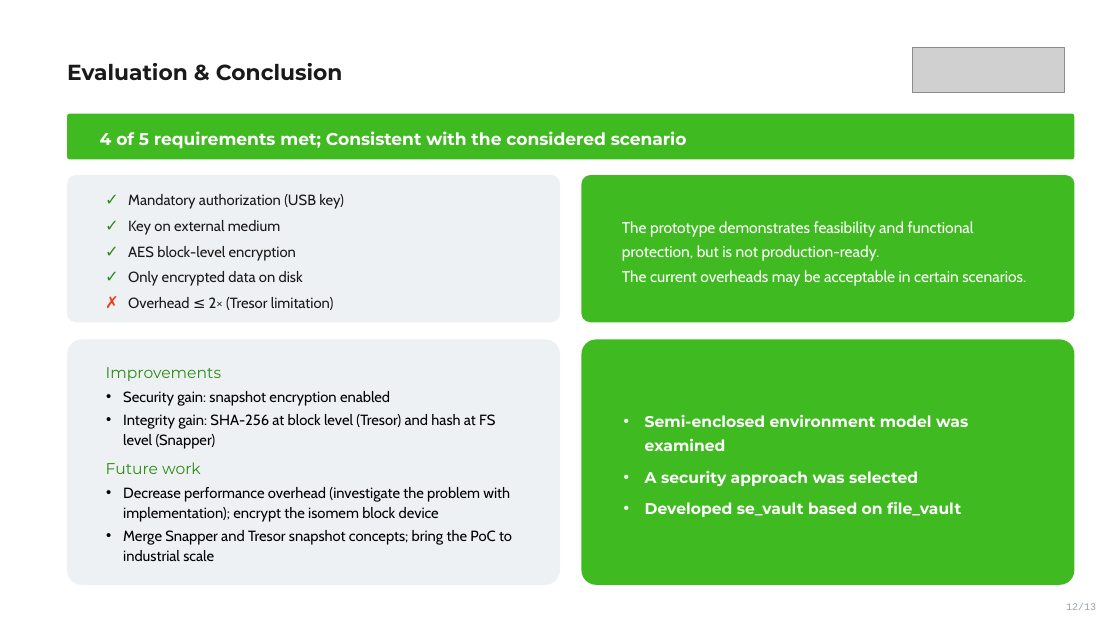
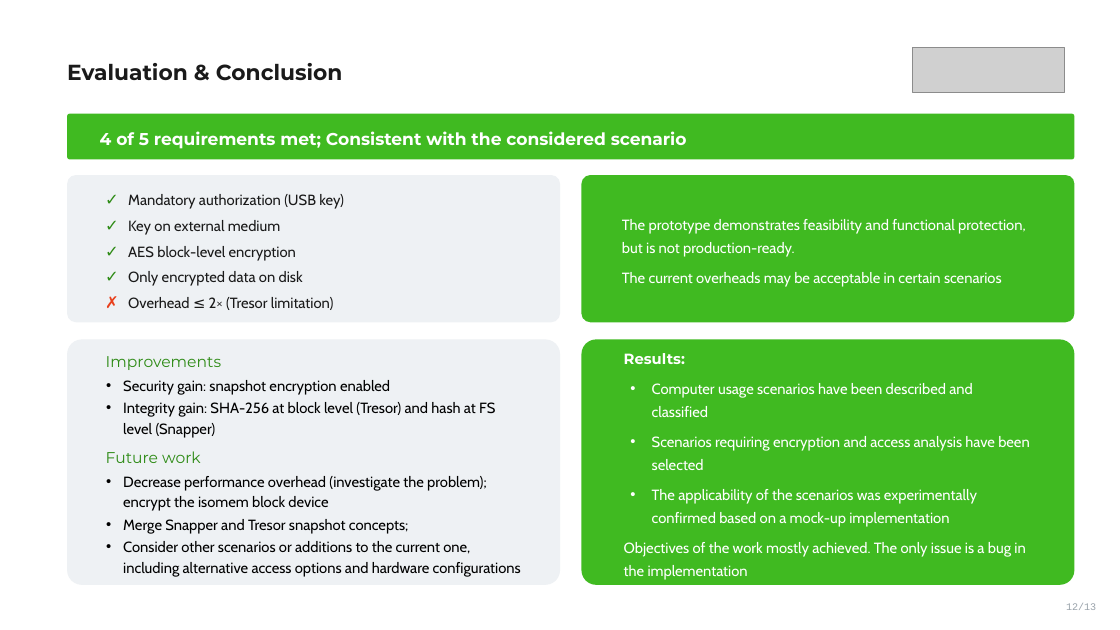
Before and after one commit to VoronM1522/Thesis_draft, a slide deck: slide 12 of presentation/slides_main.pptx (slide 13 before the commit). Drawn at 1120x630 pixels with LibreOffice and Linux fonts; fonts in the diff are those of the drawing; grey boxes stand for pictures. Boxes give left, top, right and bottom in pixels: in the first picture for what was removed or moved away, otherwise in the second. Text is boxed around its words. In the diff, an @@ line names an element or a change of style, - is before the commit and + after.

```diff
--- a/presentation/slides_main.pptx
+++ b/presentation/slides_main.pptx
@@ text in rounded rectangle at (x1=622, y1=219, x2=1026, y2=257): size 20 to 19 pt in "The prototype demonstrates feasibility and functional protec ..."; line spacing 1.32 to 1.3; more space between paragraphs @@
@@ text in rounded rectangle at (x1=622, y1=272, x2=1002, y2=287): text changed; size 20 to 19 pt @@
-The current overheads may be acceptable in certain scenarios.
+The current overheads may be acceptable in certain scenarios
@@ text in rounded rectangle at (x1=624, y1=353, x2=1030, y2=580): text changed; size 20 to 19 pt; font Montserrat to Cabin; bold off @@
-• Semi-enclosed environment model was examined
-• A security approach was selected
-• Developed se_vault based on file_vault
+Results:
+• Computer usage scenarios have been described and classified
+• Scenarios requiring encryption and access analysis have been selected
+• The applicability of the scenarios was experimentally confirmed based on a mock-up implementation
+Objectives of the work mostly achieved. The only issue is a bug in the implementation
@@ text in rounded rectangle at (x1=123, y1=476, x2=521, y2=577): text changed @@
-• Decrease performance overhead (investigate the problem with implementation); encrypt the isomem block device
-• Merge Snapper and Tresor snapshot concepts; bring the PoC to industrial scale
+• Decrease performance overhead (investigate the problem); encrypt the isomem block device
+• Merge Snapper and Tresor snapshot concepts;
+• Consider other scenarios or additions to the current one, including alternative access options and hardware configurations
```
Also in this commit, not shown: 5 other slides changed, 1 slide removed, 1 other file.
